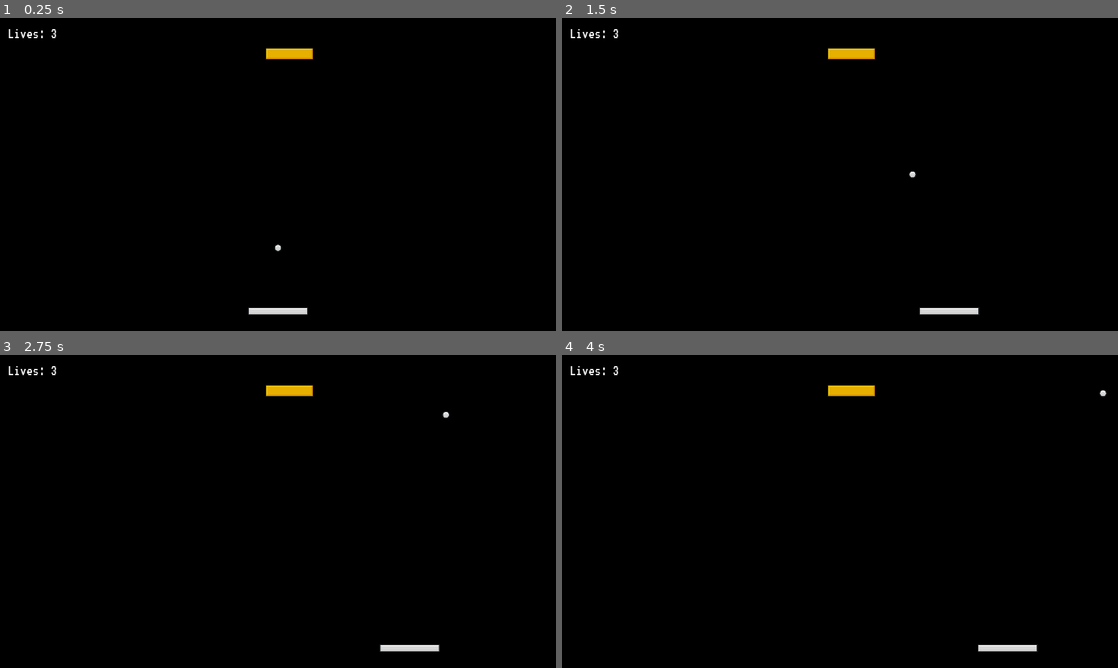
Above: before the commit, frames 1-4 (two rows, left to right).
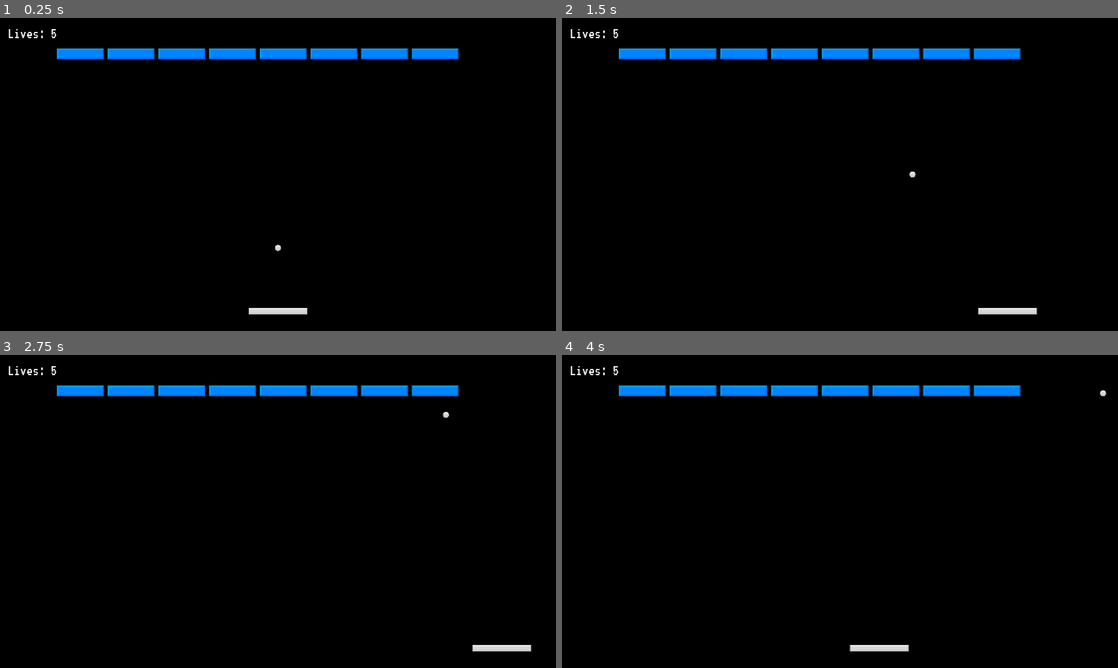
Above: after the commit, the same moments.

Repository: Lesosa12/brick-breaker
Game: Godot game, scene res://Scenes/main.tscn
Same seed, same stepped clock (60 frames per second), same inputs: the game is played once before the commit and once after it.
Inputs:
- Up to frame 1 (0.25 s): no input
- Up to frame 2 (1.5 s): tap Enter at 0.5 s; hold D (right) 0.53-1.28 s; hold A (left) from 1.28 s (still down)
- Up to frame 3 (2.75 s): release A (left) at 2.03 s; hold D (right) from 2.03 s (still down)
- Up to frame 4 (4 s): release D (right) at 3.53 s; hold A (left) from 3.53 s (still down)

The runs differ from the first frame. In frame 1, 2.6% of the frame differs, in the area x 9-83%, y 3-14%; in frame 2, 3.1%; in frame 3, 3.1%, in the area x 9-96%, y 3-95%; in frame 4, 3.1%.

Commit message:
progress check 6 done

Diff:
--- a/Scenes/ui.tscn
+++ b/Scenes/ui.tscn
@@ -102,3 +102,4 @@
 
 [connection signal="pressed" from="GameLostContainer/Panel/VBoxContainer/GameLostButton" to="." method="_on_game_lost_button_pressed"]
 [connection signal="pressed" from="LevelWonContainer/Panel/VBoxContainer/LevelWonButton" to="." method="_on_game_won_button_pressed"]
+[connection signal="pressed" from="LevelWonContainer/Panel/VBoxContainer/LevelWonButton" to="." method="_on_level_won_button_pressed"]
--- a/Scripts/ball.gd
+++ b/Scripts/ball.gd
@@ -7,7 +7,7 @@
 const VELCOCITY_LIMIT = 40
 
 @export var ball_speed = 15
-@export var lives = 3
+@export var lives = 5
 @export var death_zone: DeathZone
 @export var ui: UI
 
--- a/Scripts/brick.gd
+++ b/Scripts/brick.gd
@@ -26,10 +26,12 @@
 	sprite_2d.texture = sprites[new_level - 1]
 
 func decrease_level():
+	print(level)
 	if level > 1:
 		set_level(level - 1)
 	else:
 		fade_out()
+	print(level)
 
 func fade_out():
 	collision_shape_2d.disabled = true
--- a/Scripts/brick_spawner.gd
+++ b/Scripts/brick_spawner.gd
@@ -61,7 +61,7 @@
 				continue
 			var brick = brick_scene.instantiate() as Brick
 			add_child(brick)
-			brick.set_level(ROWS - i)
+			brick.set_level(level_definition[i][j])
 			var x = spawn_position_x + j * (margin.x + brick.get_size().x)
 			var y = spawn_position_y + i * (margin.y + brick.get_size().y)
 			brick.set_position(Vector2(x, y))
@@ -71,5 +71,5 @@
 func on_brick_destroyed():
 	brick_count -= 1
 	if brick_count == 0:
-		ball.stop_ball()
+		ball.reset_ball()
 		ui.on_level_won()
--- a/Scripts/level_definitions.gd
+++ b/Scripts/level_definitions.gd
@@ -3,7 +3,7 @@
 var current_level = 1
 
 var level_1 = [
-	[0,1,0]
+	[1,1,1,1,1,1,1,1]
 ]
 
 var level_2 = [
@@ -14,7 +14,40 @@
 	[1,1,1,1,1,1,1,1,]
 ]
 
-var levels = [level_1,level_2]
+var level_3 = [
+	[0,0,0,5,5,0,0,0],
+	[0,0,5,5,5,5,0,0],
+	[0,0,5,5,1,1,1,0],
+	[0,5,5,5,5,5,0,0],
+	[5,5,5,5,5,5,0,0],
+	[5,5,5,5,5,5,0,0],
+	[5,5,5,5,5,5,0,0],
+	[5,5,5,5,5,5,0,0],
+	[0,5,5,5,5,5,0,0],
+	[0,0,5,5,5,5,0,0],
+	[0,0,5,0,0,5,0,0],
+	[0,0,5,0,0,5,0,0]
+]
+
+var level_4 = [
+	[5,5,5,5,5,5,5,5],
+	[5,5,5,5,5,5,5,5],
+	[5,5,5,5,5,5,5,5],
+	[5,5,5,5,5,5,5,5],
+	[5,5,5,5,5,5,5,5],
+	[5,5,5,5,5,5,5,5],
+	[5,5,5,5,5,5,5,5],
+	[5,5,5,5,5,5,5,5],
+	[5,5,5,5,5,5,5,5],
+	[5,5,5,5,5,5,5,5],
+	[5,5,5,5,5,5,5,5],
+	[5,5,5,5,5,5,5,5],
+	[5,5,5,5,5,5,5,5],
+	[5,5,5,5,5,5,5,5],
+	[5,5,5,5,5,5,5,5]
+]
+
+var levels = [level_1,level_2,level_3,level_4]
 
 func get_current_level():
 	print(levels[current_level -1])
--- a/Scripts/paddle.gd
+++ b/Scripts/paddle.gd
@@ -7,7 +7,7 @@
 var half_paddle_width: float
 var is_ball_started = false
 
-@export var speed = 400
+@export var speed = 1000
 @export var camera: Camera2D
 
 @onready var ball = $"../Ball" as Ball
